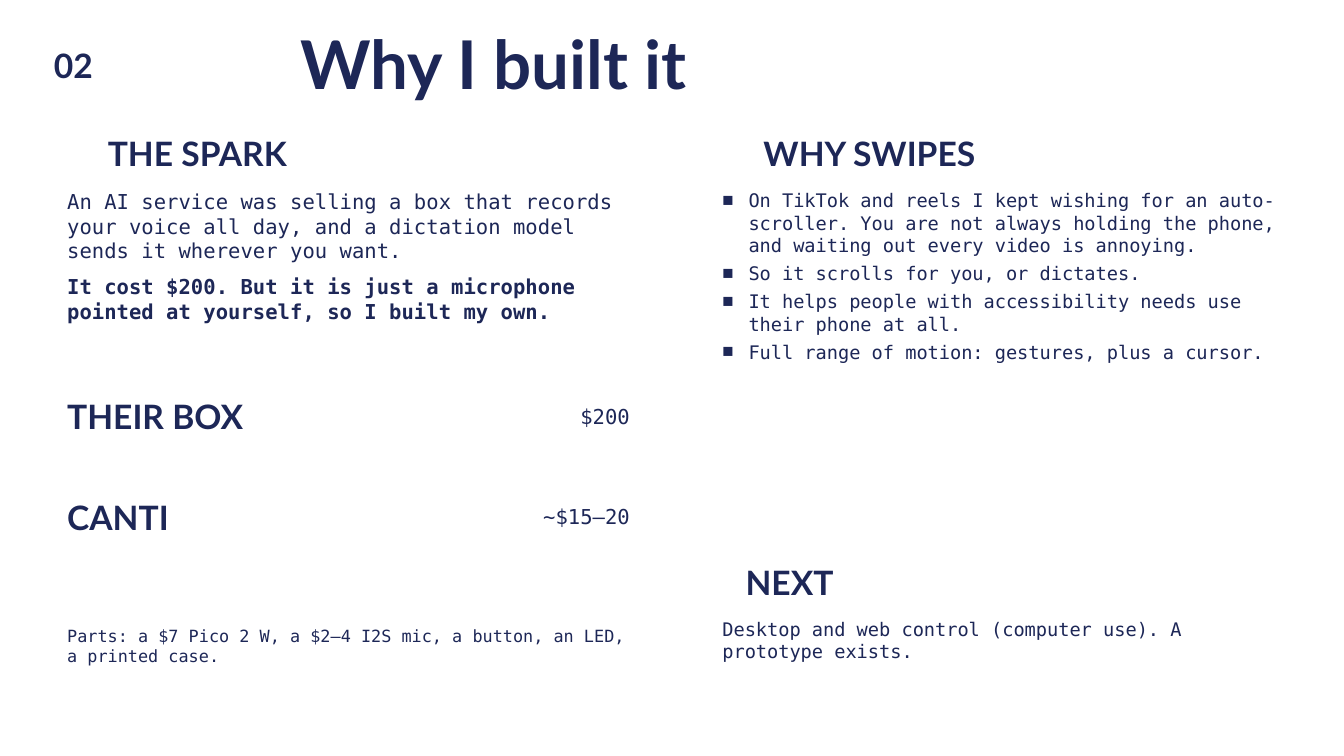
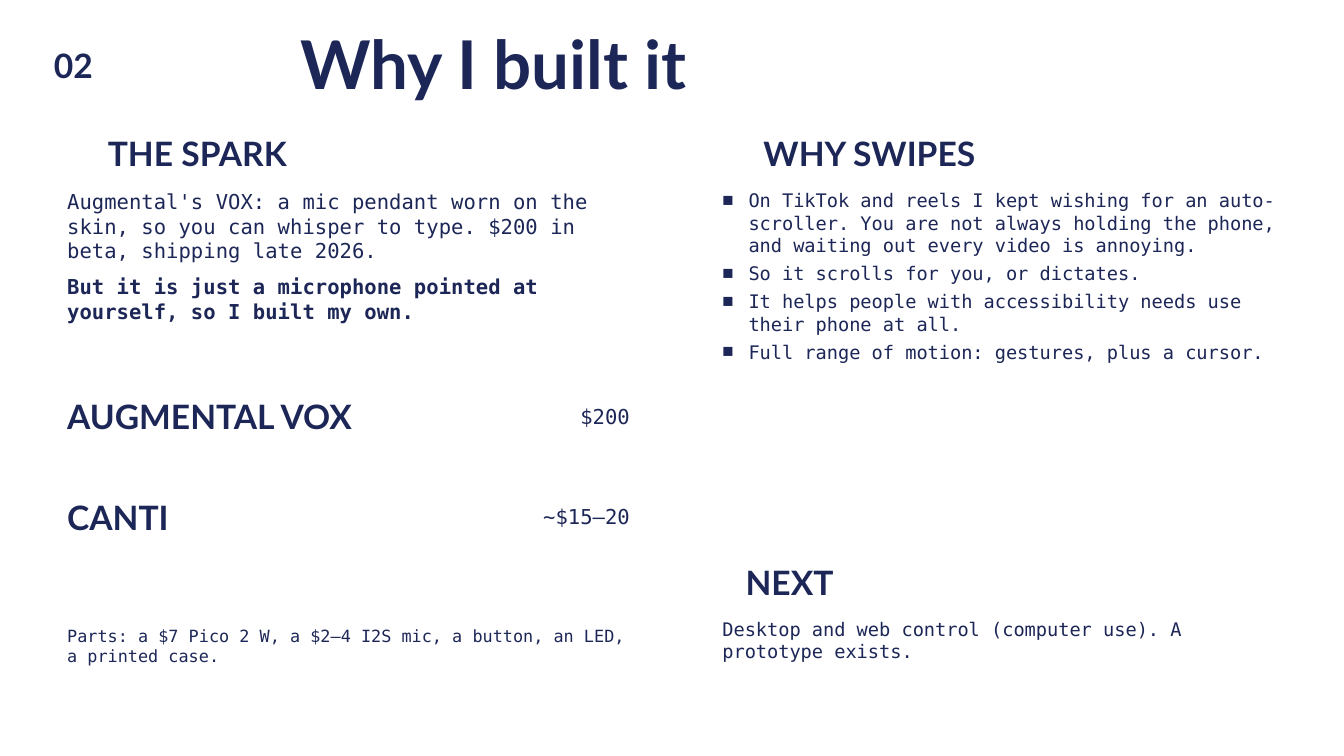
Before and after one commit to dxcently/Canti, a slide deck: slide 3 of docs/canti-overview.pptx. Drawn at 1344x756 pixels with LibreOffice and Linux fonts; fonts in the diff are those of the drawing; background and template pictures are left out. Boxes give left, top, right and bottom in pixels: in the first picture for what was removed or moved away, otherwise in the second. Text is boxed around its words. In the diff, an @@ line names an element or a change of style, - is before the commit and + after.

```diff
--- a/docs/canti-overview.pptx
+++ b/docs/canti-overview.pptx
@@ text at [67,193,587,324]: text changed @@
-An AI service was selling a box that records your voice all day, and a dictation model sends it wherever you want.
-It cost $200. But it is just a microphone pointed at yourself, so I built my own.
+Augmental's VOX: a mic pendant worn on the skin, so you can whisper to type. $200 in beta, shipping late 2026.
+But it is just a microphone pointed at yourself, so I built my own.
@@ text at [67,404,352,430]: text changed @@
-THEIR BOX
+AUGMENTAL VOX
```
Also in this commit, not shown: 1 other file.
